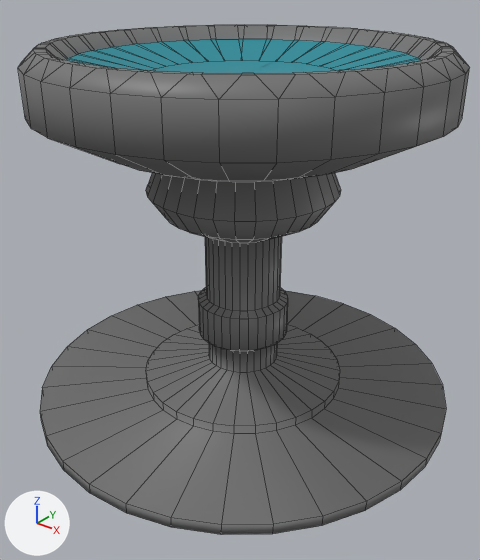
A saved change to the FBX model Models/PickableObjects/Vogeltraenke.fbx.
Rendered twice from a 50 mm lens placed at (1.17, -1.475, 1.301), pointed at (0.033, -0.054, 0.42). Every picture has the same lights, and +X, +Y and +Z are marked at lower left. Mesh edges are drawn as thin lines. Where no turn or scale is listed for an object, it has been applied to the vertices.

Names of what the first picture shows: 'Wasserauffangbecken'.
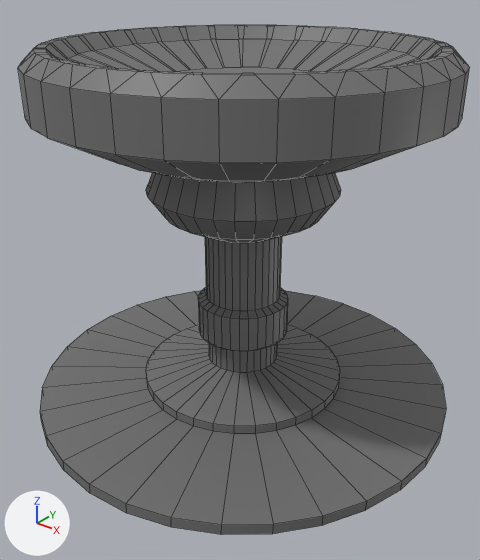
Pixel boxes [x1, y1, x2, y2] of what changed, in the pictures (480 x 560 px; the box of a moved part takes in the faces that stretch with it):
part 1 of me_cylinder, moved or reshaped: [66, 39, 420, 73] in both

Patch to the scene script:
```diff
--- a/Models/PickableObjects/Vogeltraenke.fbx.py
+++ b/Models/PickableObjects/Vogeltraenke.fbx.py
@@ me_cylinder @@
 me_cylinder.from_pydata(...)  # 768 vertices, 738 faces; spans x -0.66..0.662, y -0.66..0.66, z 0.0..1.095
 # used by ob_wasserauffangbecken; location = (0.0, 0.0, 0.0)
-me_cylinder.materials.append(mat_wasser)  # cyan #098d9b
+# me_cylinder part 1: 64 of 768 vertices moved; they spanned x -0.27..0.274, y -0.272..0.272, z 1.014 and now span x -0.284..0.288, y -0.286..0.286, z 0.991; mean shift (0.0, 0.0, -0.023); largest move (0.177, -0.21, 1.014) -> (0.182, -0.224, 0.991)
+# me_cylinder part 2: the surface is now shaded flat
 me_cylinder.materials.append(mat_steinbehälter)
```
